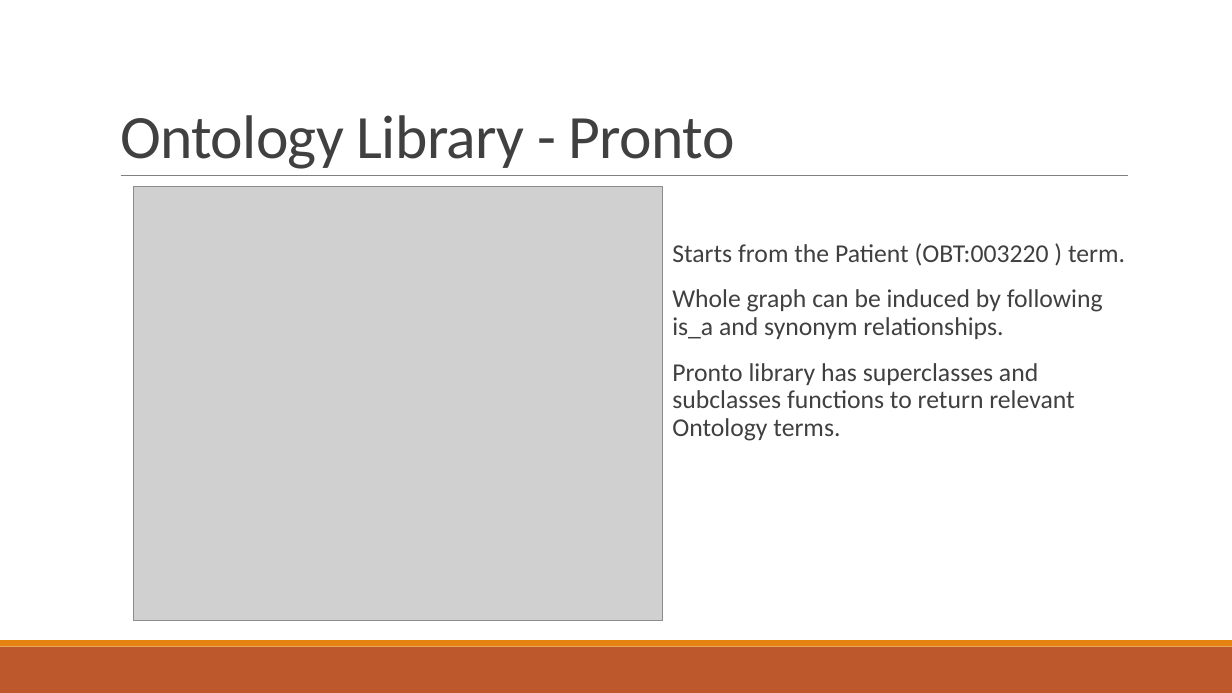
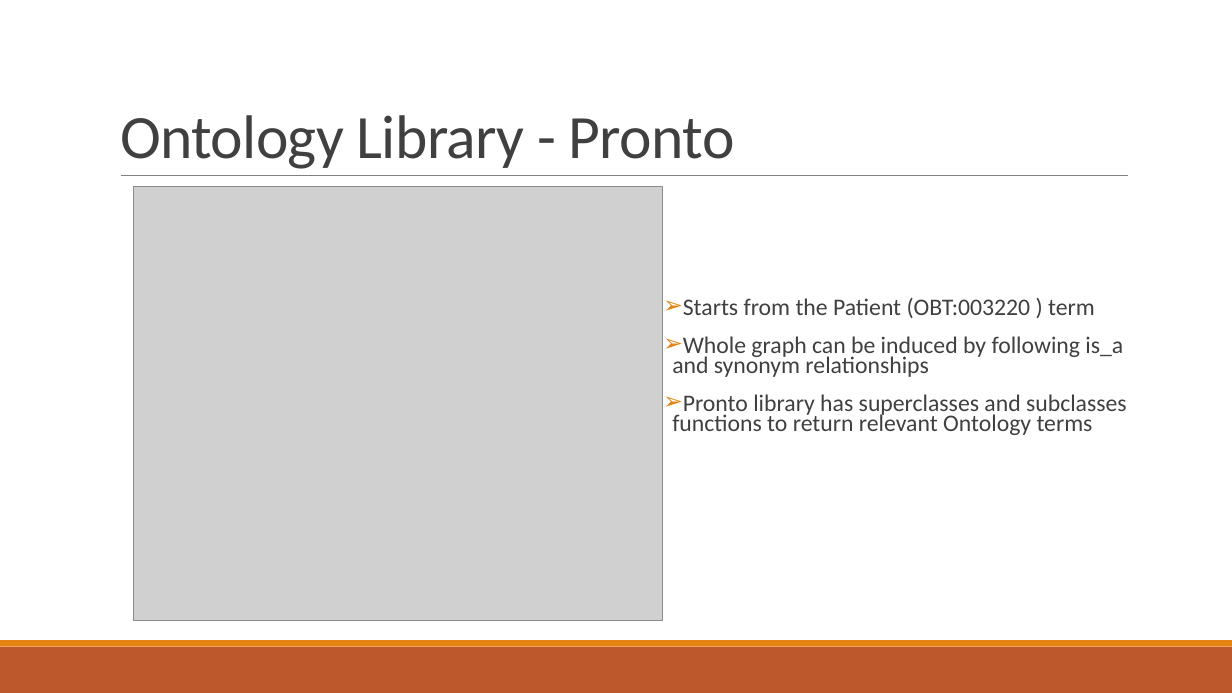
Before and after one commit to abdullahyldz/Cmpe493TermProject, a slide deck: slide 11 of Slides/Combined.pptx (slide 12 before the commit). Drawn at 1232x693 pixels with LibreOffice and Linux fonts; fonts in the diff are those of the drawing; grey boxes stand for pictures. Boxes give left, top, right and bottom in pixels: in the first picture for what was removed or moved away, otherwise in the second. Text is boxed around its words. In the diff, an @@ line names an element or a change of style, - is before the commit and + after.

```diff
--- a/Slides/Combined.pptx
+++ b/Slides/Combined.pptx
@@ text at [672,298,1127,435]: text changed; size 20 to 18.5 pt @@
-  Starts from the Patient (OBT:003220 ) term.
-  Whole graph can be induced by following is_a and synonym relationships.
-  Pronto library has superclasses and subclasses functions to return relevant Ontology terms.
+➢ Starts from the Patient (OBT:003220 ) term
+➢ Whole graph can be induced by following is_a and synonym relationships
+➢ Pronto library has superclasses and subclasses functions to return relevant Ontology terms
```
Also in this commit, not shown: 14 other slides changed, 2 slides removed, 1 other file.
